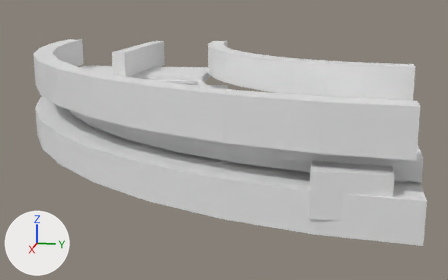
Renders of the glTF model assets/source/infrastructure/directorate/conveyors/models/curve_90_right/blocked_lod1.glb from each side of a commit.
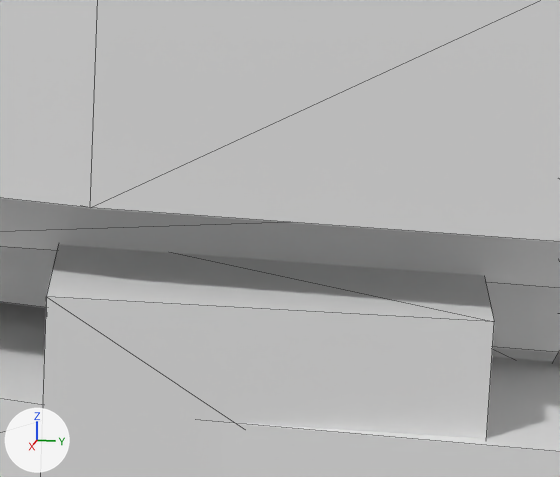
There are two pictures of each version: one whole from a 50 mm lens placed at (0.5639, -0.0356, 0.3981), pointed at (0.1365, -0.1211, 0.2912), one close up on the part from 67% to 91% of the width and 41% to 73% of the height. Arrows for +X, +Y and +Z are at lower left; the lights stay in place. The older version's two pictures come first. The close-ups show mesh edges as thin lines. Vertices at exactly the same position are counted once.

Names of what the first close-up shows: 'blocked_lod1'.
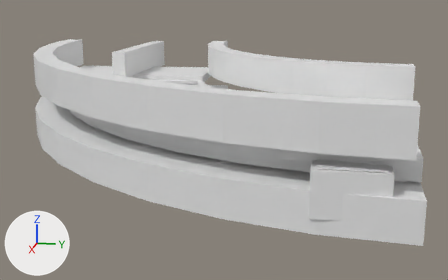
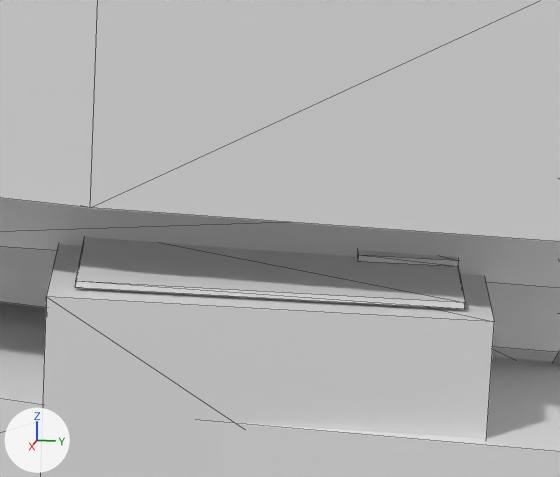
Patch to the scene script:
```diff
--- a/assets/source/infrastructure/directorate/conveyors/models/curve_90_right/blocked_lod1.glb.py
+++ b/assets/source/infrastructure/directorate/conveyors/models/curve_90_right/blocked_lod1.glb.py
@@ me_blocked_lod1 @@
 # used by ob_blocked_lod1; location = (0.0, 0.0, 0.0)
-me_blocked_lod1.from_pydata(...)  # 408 vertices, 716 faces; spans x -0.031..0.3, y -0.3..0.005, z 0.289..0.35
+me_blocked_lod1.from_pydata(...)  # 424 vertices, 740 faces; spans x -0.031..0.3, y -0.3..0.005, z 0.289..0.35
+# me_blocked_lod1 part 1: a new loose piece, a box spanning x 0.27778..0.295, y -0.04778..-0.01611, z 0.31972..0.32028
+# me_blocked_lod1 part 2: a new loose piece, a box spanning x 0.27778..0.28444, y -0.02444..-0.01611, z 0.32033..0.32089
```

Pixel boxes [x1, y1, x2, y2] of what changed, in the close-ups (560 x 477 px):
part 1 of me_blocked_lod1, added
    after: [75, 237, 465, 309]
part 2 of me_blocked_lod1, added
    after: [357, 250, 459, 267]
